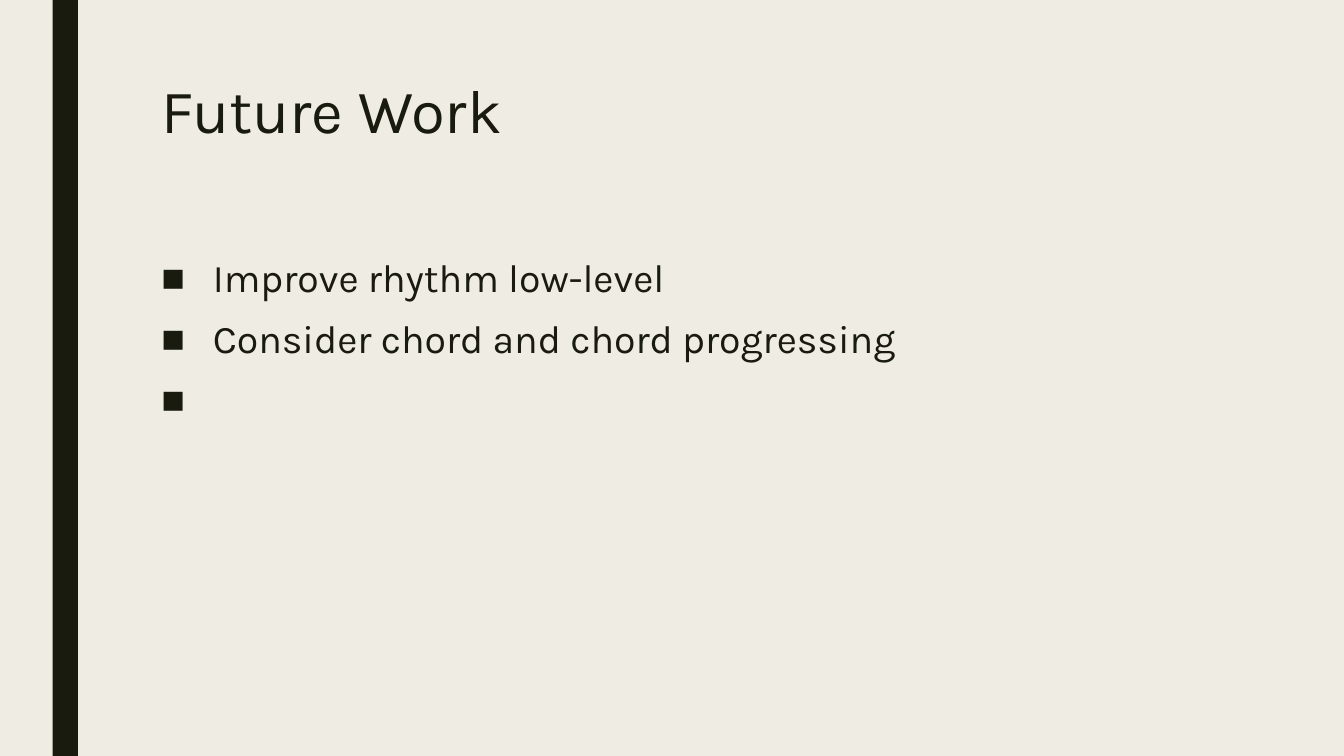
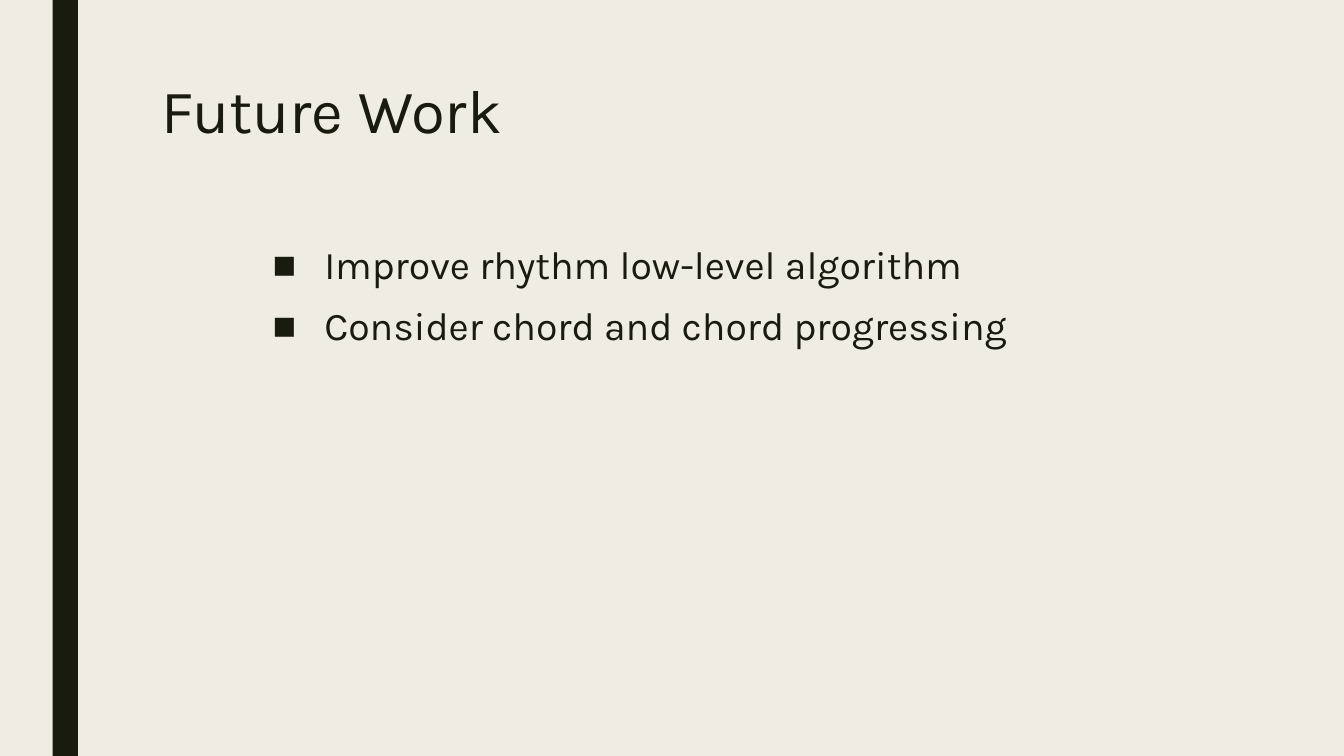
Before and after one commit to cindy820219/milsss, a slide deck: slide 29 of 口試0118.pptx. Drawn at 1344x756 pixels with LibreOffice and Linux fonts; fonts in the diff are those of the drawing. Boxes give left, top, right and bottom in pixels: in the first picture for what was removed or moved away, otherwise in the second. Text is boxed around its words. In the diff, an @@ line names an element or a change of style, - is before the commit and + after.

```diff
--- a/口試0118.pptx
+++ b/口試0118.pptx
@@ text "Improve rhythm low-level algorithm": place and size @@
-text "Improve rhythm low-level algorithm" at (213,265,895,363)
+text "Improve rhythm low-level algorithm" at (324,252,1007,350)
@@ text at (324,252,962,289): text changed @@
-■ Improve rhythm low-level
+■ Improve rhythm low-level algorithm
```
Also in this commit, not shown: 7 other slides changed, 4 other files.
